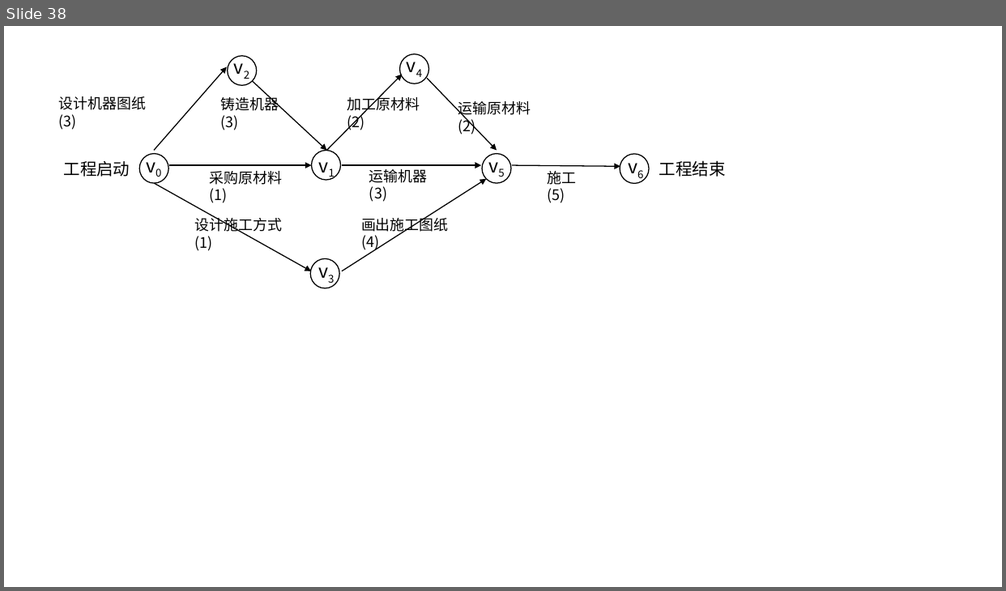
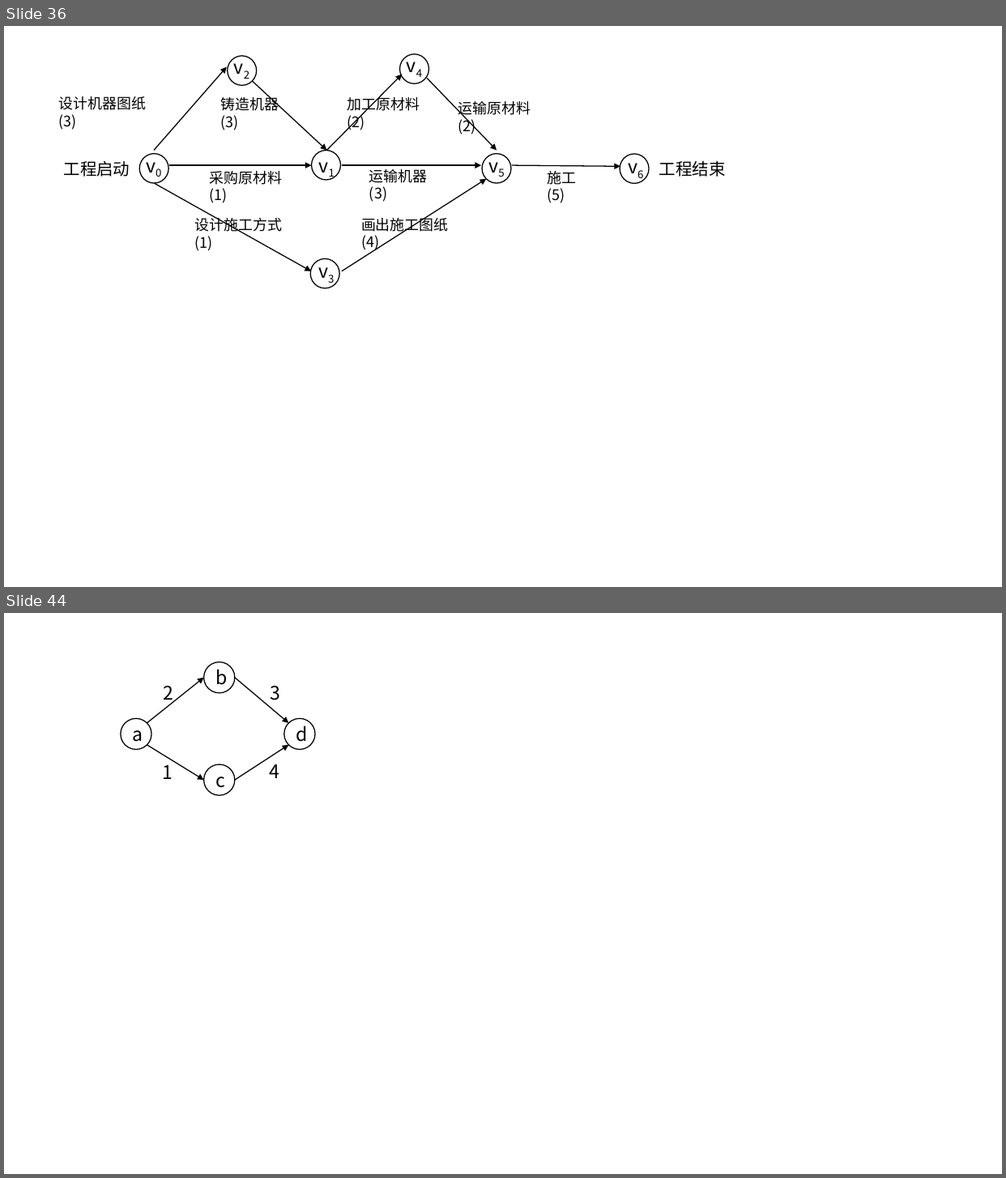
Before and after one commit to CoreLoop163/CoreLoopBooks, a slide deck: data_structure/assets/pics_and_ppts/ch5/画图用、.pptx. Shown one above the other, each under a label of ours: slide 38 before the commit, slides 36 and 44 after it; the slides between them are not shown. The pictures are 1006x591 and 1006x1178 pixels, drawn with LibreOffice and Linux fonts; fonts in the diff are those of the drawing. Boxes give left, top, right and bottom in pixels: in the first picture for what was removed or moved away, otherwise in the second. Text is boxed around its words. In the diff, an @@ line names an element or a change of style, - is before the commit and + after.

```diff
--- a/data_structure/assets/pics_and_ppts/ch5/画图用、.pptx
+++ b/data_structure/assets/pics_and_ppts/ch5/画图用、.pptx
@@ slide 44 added at bbox=[4, 613, 1002, 1174], background #FFFFFF @@
@@ arrow added from (147, 723) to (204, 677), #000000 1 pt @@
@@ text added at bbox=[163, 685, 173, 704], 18 pt, text #000000 @@
+2
@@ ellipse added at bbox=[204, 662, 235, 693], fill #FFFFFF, outline #000000 1 pt, 18 pt, text #000000 @@
+b
@@ arrow added from (235, 677) to (288, 723), #000000 1 pt @@
@@ text added at bbox=[270, 685, 281, 700], 18 pt, text #000000 @@
+3
@@ ellipse added at bbox=[121, 718, 151, 749], fill #FFFFFF, outline #000000 1 pt, 18 pt, text #000000 @@
+a
@@ ellipse added at bbox=[284, 718, 315, 749], fill #FFFFFF, outline #000000 1 pt, 18 pt, text #000000 @@
+d
@@ arrow added from (147, 745) to (204, 780), #000000 1 pt @@
@@ arrow added from (235, 780) to (288, 745), #000000 1 pt @@
@@ text added at bbox=[162, 760, 172, 779], 18 pt, text #000000 @@
+1
@@ ellipse added at bbox=[204, 764, 235, 795], fill #FFFFFF, outline #000000 1 pt, 18 pt, text #000000 @@
+c
@@ text added at bbox=[269, 764, 279, 778], 18 pt, text #000000 @@
+4
@@ what was slide 38 is now slide 36 @@
```
Also in this commit, not shown: 18 other slides added, 2 slides removed, 51 other files.
